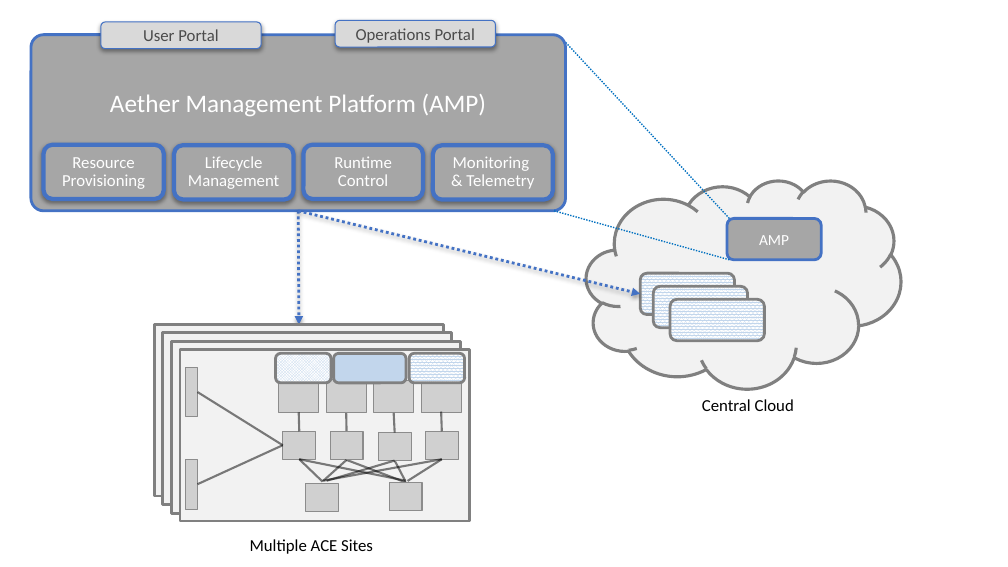
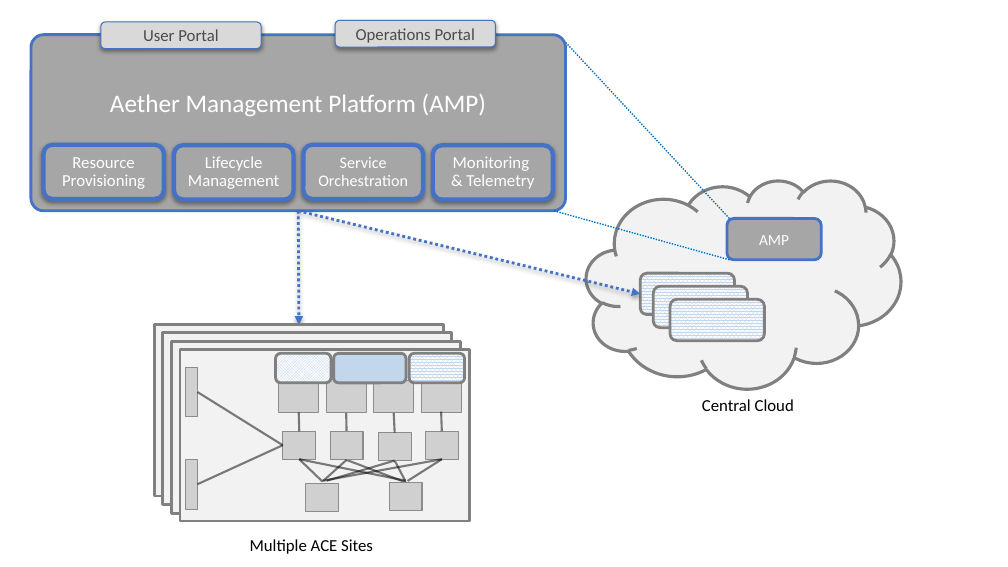
Before and after one commit to SystemsApproach/private5g, a slide deck: slide 7 of figures/ops/figures.pptx. Drawn at 1008x567 pixels with LibreOffice and Linux fonts; fonts in the diff are those of the drawing; grey boxes stand for pictures. Boxes give left, top, right and bottom in pixels: in the first picture for what was removed or moved away, otherwise in the second. Text is boxed around its words. In the diff, an @@ line names an element or a change of style, - is before the commit and + after.

```diff
--- a/figures/ops/figures.pptx
+++ b/figures/ops/figures.pptx
@@ text in rounded rectangle at <box>318,157,408,186</box>: text changed; size 12 to 11.5 pt @@
-Runtime Control
+Service Orchestration
```
Also in this commit, not shown: 5 other slides changed, 6 other files.
